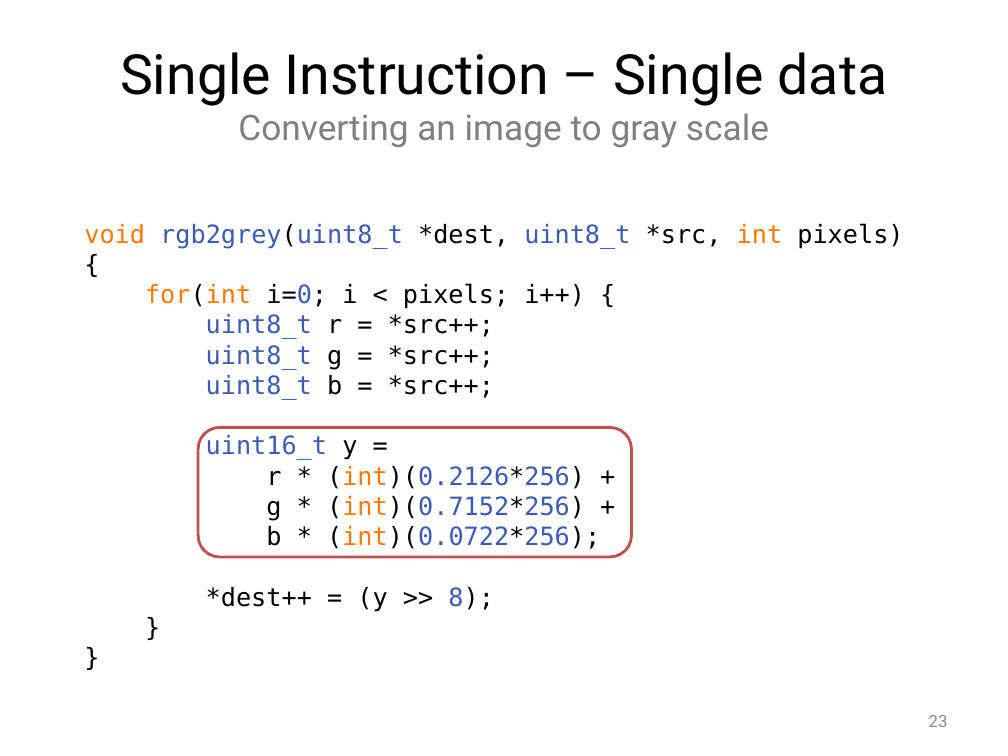
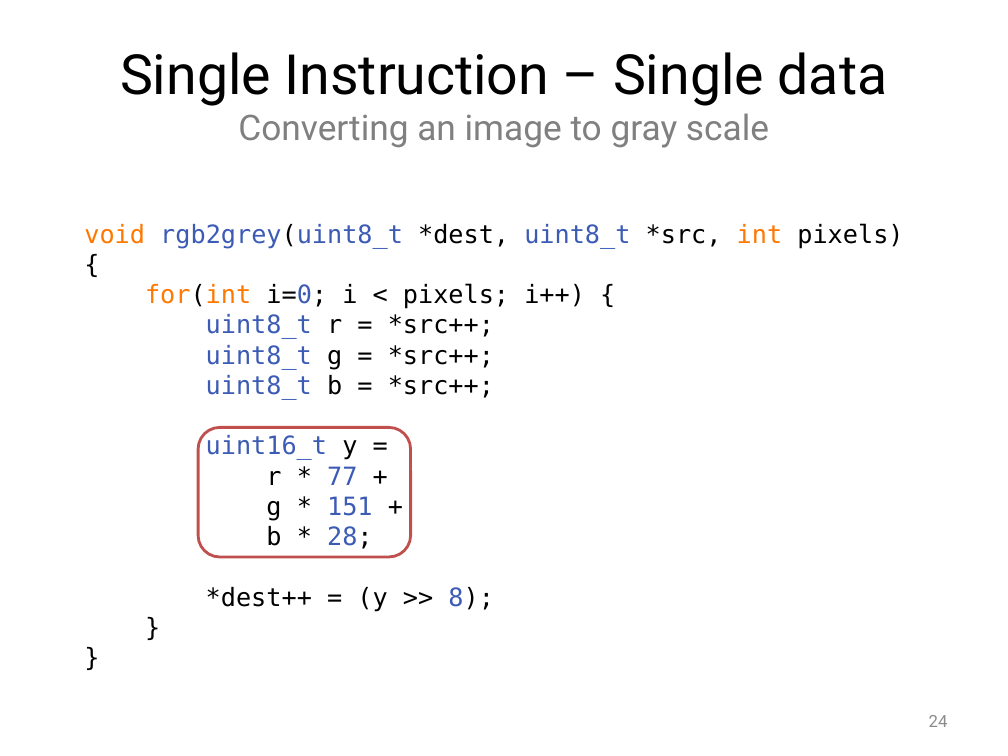
Before and after one commit to Jule/aw1, a slide deck: slide 24 of Praese/Presentation1.pptx (slide 23 before the commit). Drawn at 1008x756 pixels with LibreOffice and Linux fonts; fonts in the diff are those of the drawing; background and template pictures are left out. Boxes give left, top, right and bottom in pixels: in the first picture for what was removed or moved away, otherwise in the second. Text is boxed around its words. In the diff, an @@ line names an element or a change of style, - is before the commit and + after.

```diff
--- a/Praese/Presentation1.pptx
+++ b/Praese/Presentation1.pptx
@@ text at (84, 223, 903, 612): text changed @@
-void rgb2grey(uint8_t *dest, uint8_t *src, int pixels) {
-for(int i=0; i < pixels; i++) {
-uint8_t r = *src++;
-uint8_t g = *src++;
-uint8_t b = *src++;
-uint16_t y =
-r * (int)(0.2126*256) +
-g * (int)(0.7152*256) +
-b * (int)(0.0722*256);
-*dest++ = (y >> 8);
-}
-}
+void rgb2grey(uint8_t *dest, uint8_t *src, int pixels) {
+for(int i=0; i < pixels; i++) {
+uint8_t r = *src++;
+uint8_t g = *src++;
+uint8_t b = *src++;
+uint16_t y =
+r * 77 +
+g * 151 +
+b * 28;
+*dest++ = (y >> 8);
+}
+}
@@ rounded rectangle: place and size @@
-rounded rectangle at (199, 427, 632, 557)
+rounded rectangle at (199, 427, 411, 557)
@@ page number at (929, 715, 948, 727): text changed @@
-23
+24
```
Also in this commit, not shown: 8 other slides changed, 1 slide added.
